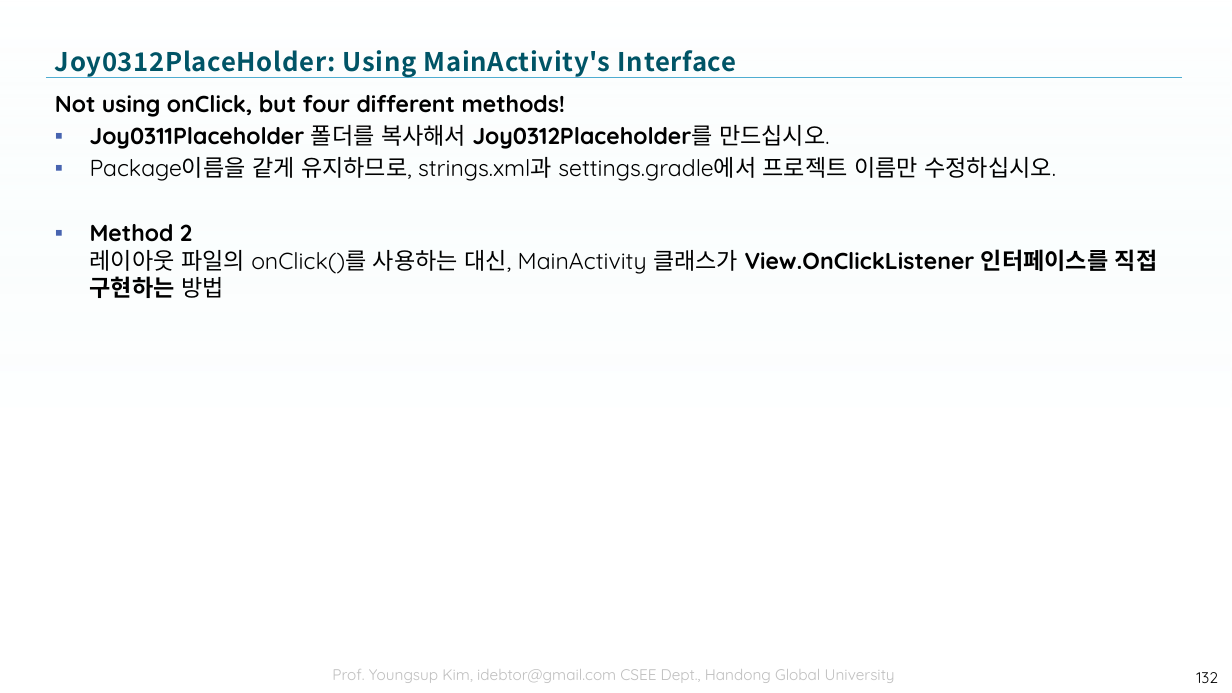
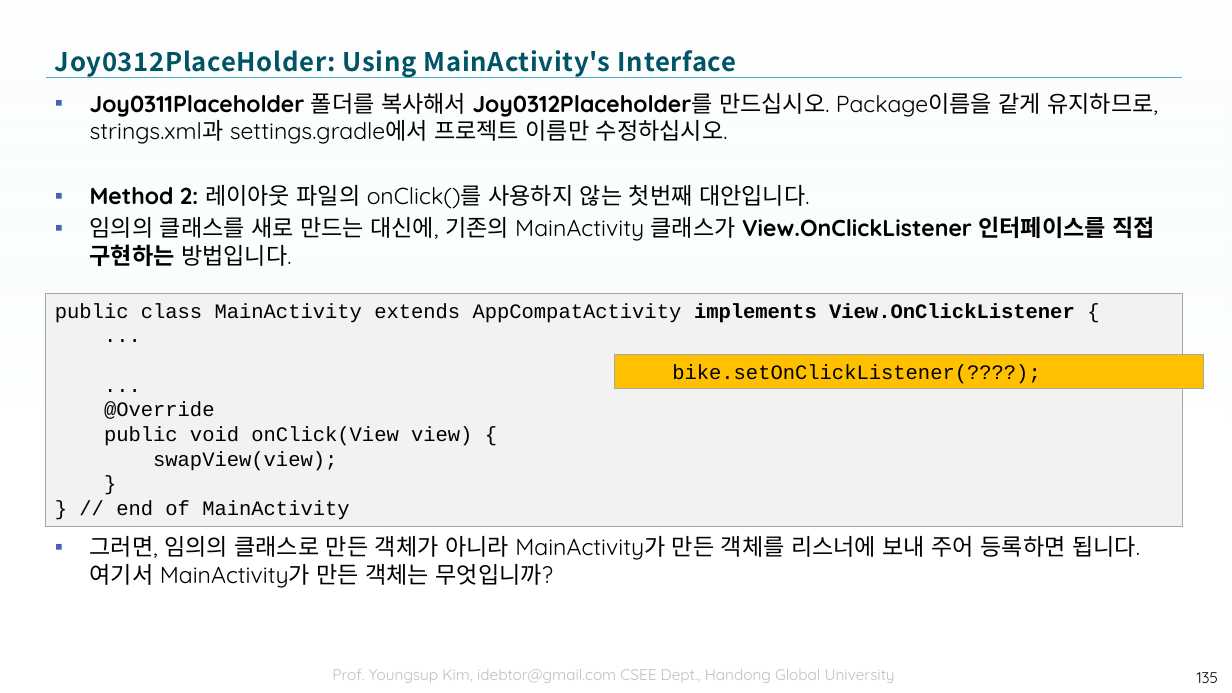
Before and after one commit to tae7841/HuStarAS, a slide deck: slide 135 of ppts/03Widget.pptx (slide 132 before the commit). Drawn at 1232x693 pixels with LibreOffice and Linux fonts; fonts in the diff are those of the drawing; background and template pictures are left out. Boxes give left, top, right and bottom in pixels: in the first picture for what was removed or moved away, otherwise in the second. Text is boxed around its words. In the diff, an @@ line names an element or a change of style, - is before the commit and + after.

```diff
--- a/ppts/03Widget.pptx
+++ b/ppts/03Widget.pptx
@@ text at <box>90,93,1158,588</box>: text changed @@
-Not using onClick, but four different methods!
-▪ Joy0311Placeholder 폴더를 복사해서 Joy0312Placeholder를 만드십시오.
-▪ Package이름을 같게 유지하므로, strings.xml과 settings.gradle에서 프로젝트 이름만 수정하십시오.
-▪ Method 2
-  레이아웃 파일의 onClick()를 사용하는 대신, MainActivity 클래스가 View.OnClickListener 인터페이스를 직접 구현하는 방법
+▪ Joy0311Placeholder 폴더를 복사해서 Joy0312Placeholder를 만드십시오. Package이름을 같게 유지하므로, strings.xml과 settings.gradle에서 프로젝트 이름만 수정하십시오.
+▪ Method 2: 레이아웃 파일의 onClick()를 사용하지 않는 첫번째 대안입니다.
+▪ 임의의 클래스를 새로 만드는 대신에, 기존의 MainActivity 클래스가 View.OnClickListener 인터페이스를 직접 구현하는 방법입니다.
+▪ 그러면, 임의의 클래스로 만든 객체가 아니라 MainActivity가 만든 객체를 리스너에 보내 주어 등록하면 됩니다.
+  여기서 MainActivity가 만든 객체는 무엇입니까?
@@ rectangle added at <box>46,293,1183,526</box>, fill #F2F2F2, outline #A6A6A6 0.75 pt, 16 pt, text #000000 @@
+public class MainActivity extends AppCompatActivity implements View.OnClickListener {
+...
+...
+@Override
+public void onClick(View view) {
+swapView(view);
+}
+} // end of MainActivity
@@ rectangle added at <box>615,355,1204,389</box>, fill #FFC000, outline #A6A6A6 0.75 pt, 16 pt, text #000000 @@
+bike.setOnClickListener(????);
@@ page number at <box>1197,672,1219,683</box>: text changed @@
-132
+135
```
Also in this commit, not shown: 24 other slides changed, 15 slides added, 8 slides removed.
